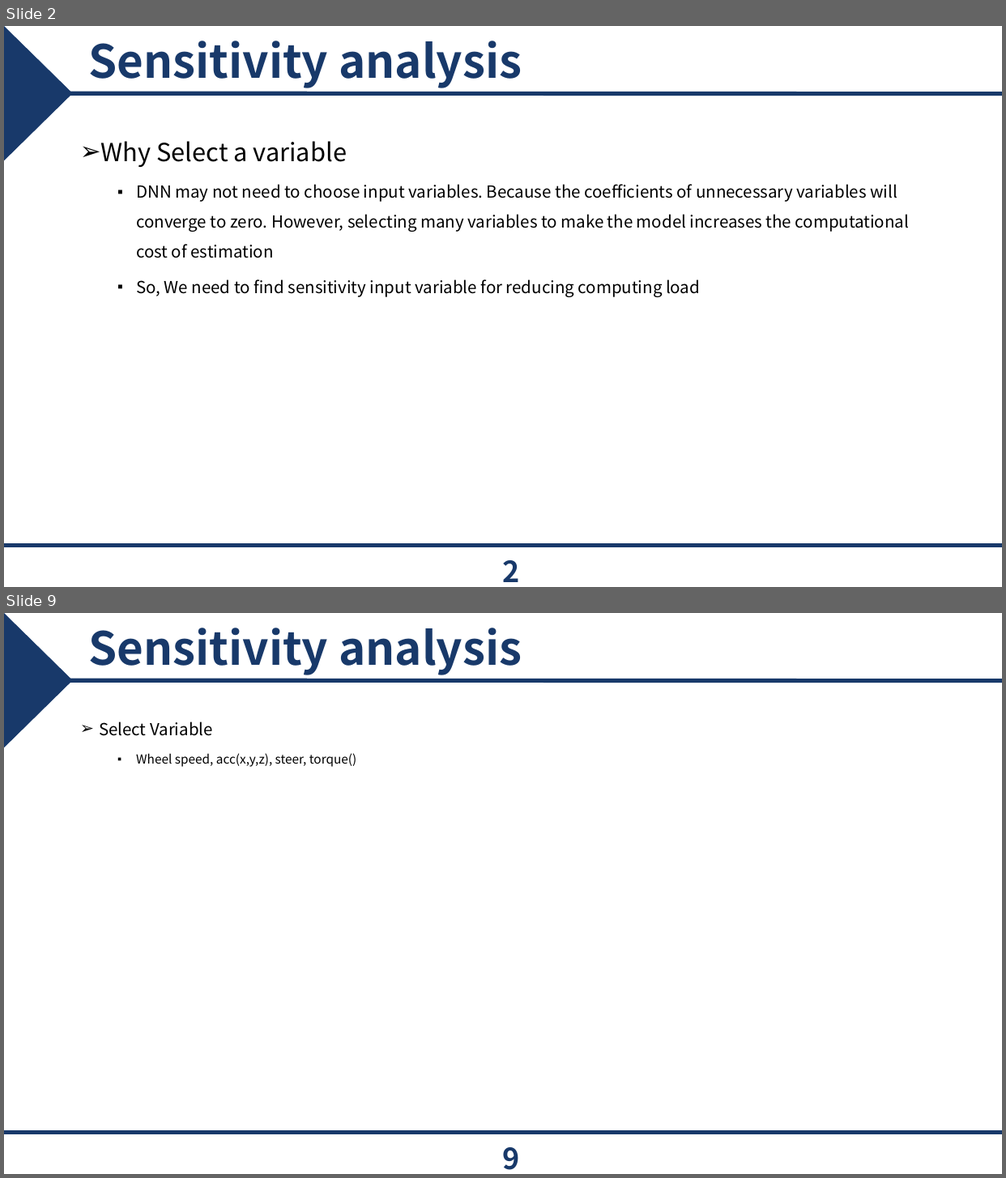
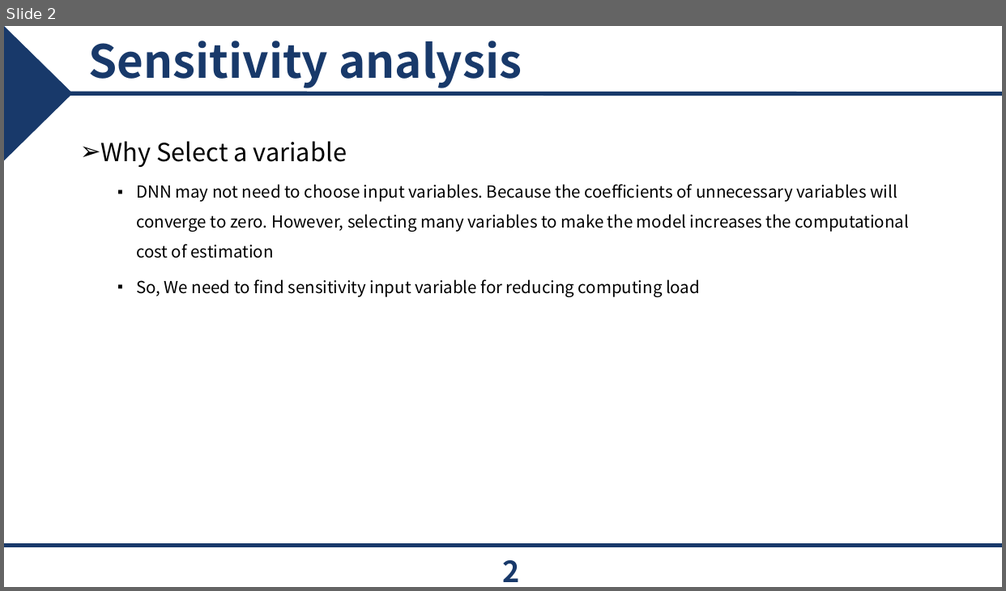
Before and after one commit to epoxx-arch/Torque_vectoringthesis, a slide deck: PPT/개인 연구 Parametric.pptx. Shown one above the other, each under a label of ours: slides 2 and 9 before the commit, slide 2 after it; the slides between them are not shown. The pictures are 1006x1178 and 1006x591 pixels, drawn with LibreOffice and Linux fonts; fonts in the diff are those of the drawing; background and template pictures are left out. Boxes give left, top, right and bottom in pixels: in the first picture for what was removed or moved away, otherwise in the second. Text is boxed around its words. In the diff, an @@ line names an element or a change of style, - is before the commit and + after.

```diff
--- a/PPT/개인 연구 Parametric.pptx
+++ b/PPT/개인 연구 Parametric.pptx
@@ slide 9 removed at (4, 613, 1002, 1174), background #FFFFFF; not listed: 3 template elements that a slide beside it also shows @@
@@ title removed at (88, 628, 522, 675) @@
-Sensitivity analysis
@@ text removed at (99, 722, 356, 767) @@
-➢ Select Variable
-  ▪ Wheel speed, acc(x,y,z), steer, torque()
@@ page number removed at (502, 1148, 519, 1170) @@
-9
```
Also in this commit, not shown: 3 slides changed, 8 slides added, 3 other slides removed, 3 other files.
